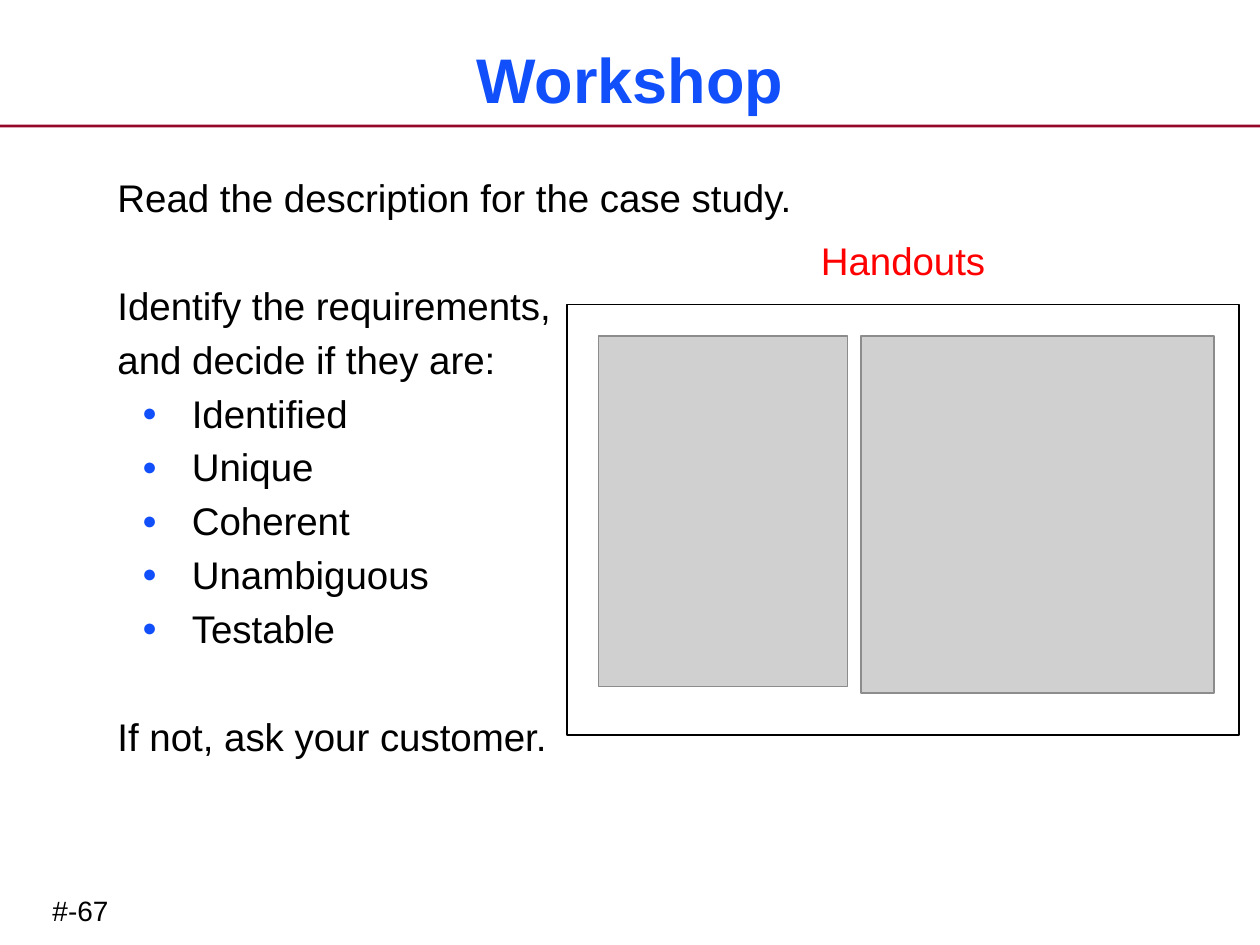
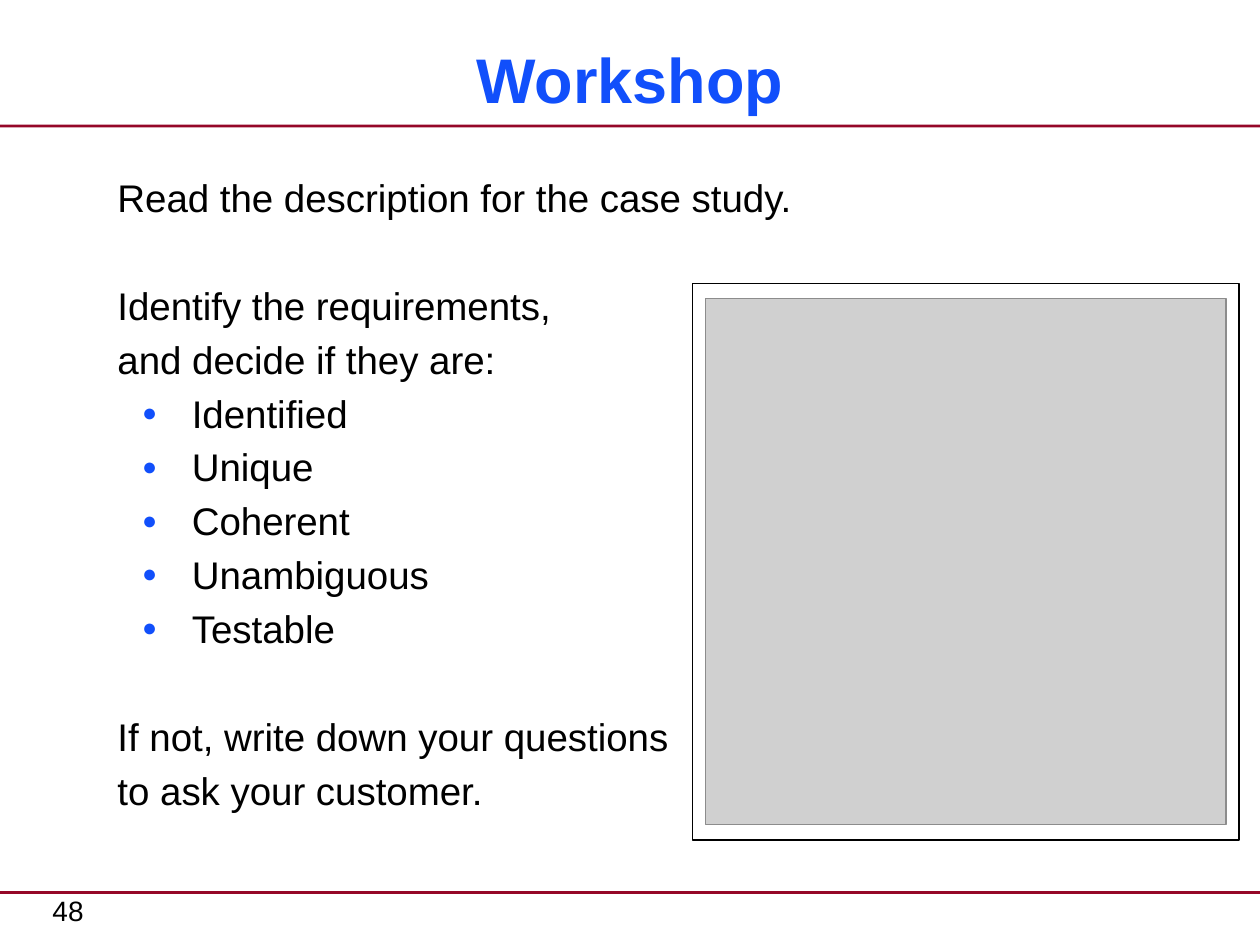
Before and after one commit to xtuml/training, a slide deck: slide 48 of courses/xtUML-Modeling/Requirements-Clarification/RequirementsClarification-CourseSlides.pptx (slide 63 before the commit). Drawn at 1260x945 pixels with LibreOffice and Linux fonts; fonts in the diff are those of the drawing; grey boxes stand for pictures. Boxes give left, top, right and bottom in pixels: in the first picture for what was removed or moved away, otherwise in the second. Text is boxed around its words. In the diff, an @@ line names an element or a change of style, - is before the commit and + after.

```diff
--- a/courses/xtUML-Modeling/Requirements-Clarification/RequirementsClarification-CourseSlides.pptx
+++ b/courses/xtUML-Modeling/Requirements-Clarification/RequirementsClarification-CourseSlides.pptx
@@ text removed at <box>821,247,985,276</box> @@
-Handouts
@@ rectangle: place and size @@
-rectangle at <box>567,305,1239,736</box>
+rectangle at <box>693,284,1240,840</box>
@@ picture: place and size @@
-picture at <box>861,336,1213,693</box>
+picture at <box>706,299,1226,825</box>
@@ picture removed at <box>598,336,848,687</box> @@
@@ text at <box>117,723,668,812</box>: text changed @@
-If not, ask your customer.
+If not, write down your questions
+to ask your customer.
@@ line added from (0, 892) to (1260, 892), #950728 1.5 pt @@
@@ page number at <box>52,901,83,922</box>: text changed @@
-#-67
+48
```
Also in this commit, not shown: 124 other slides changed, 9 slides added, 33 slides removed.
